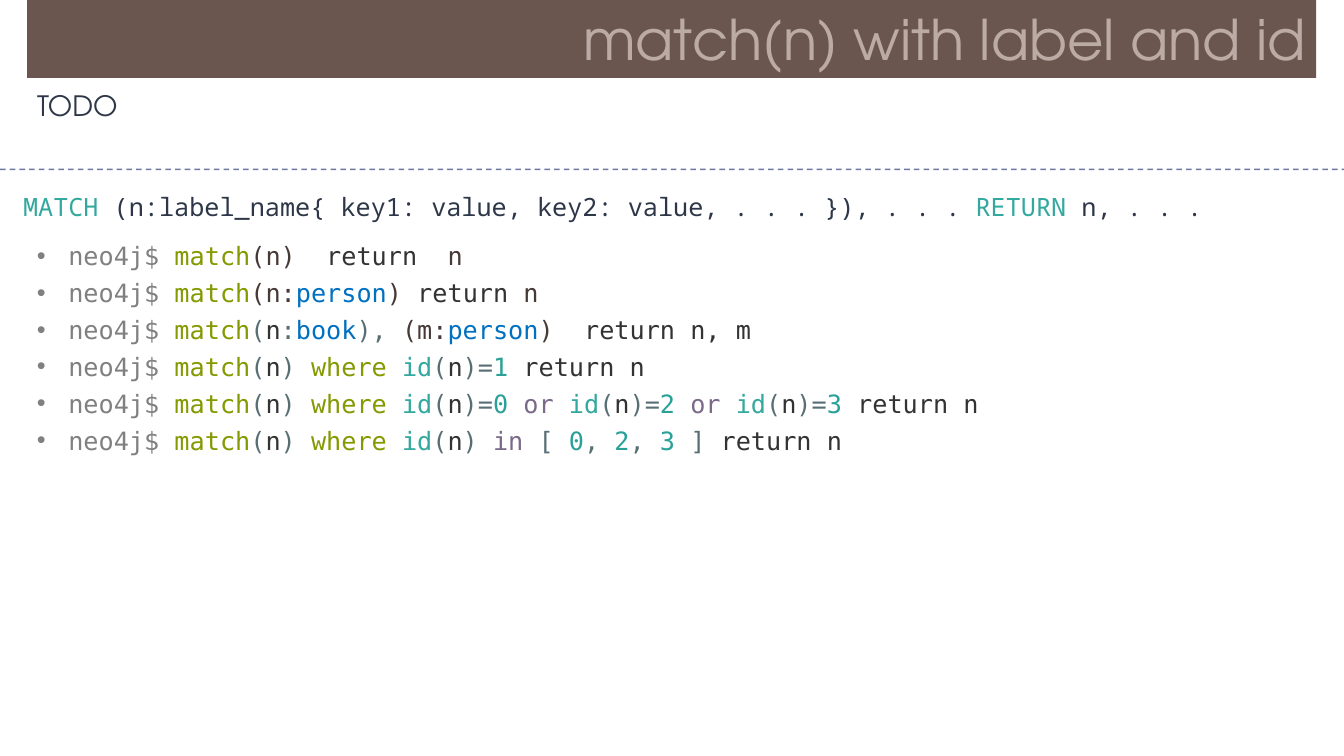
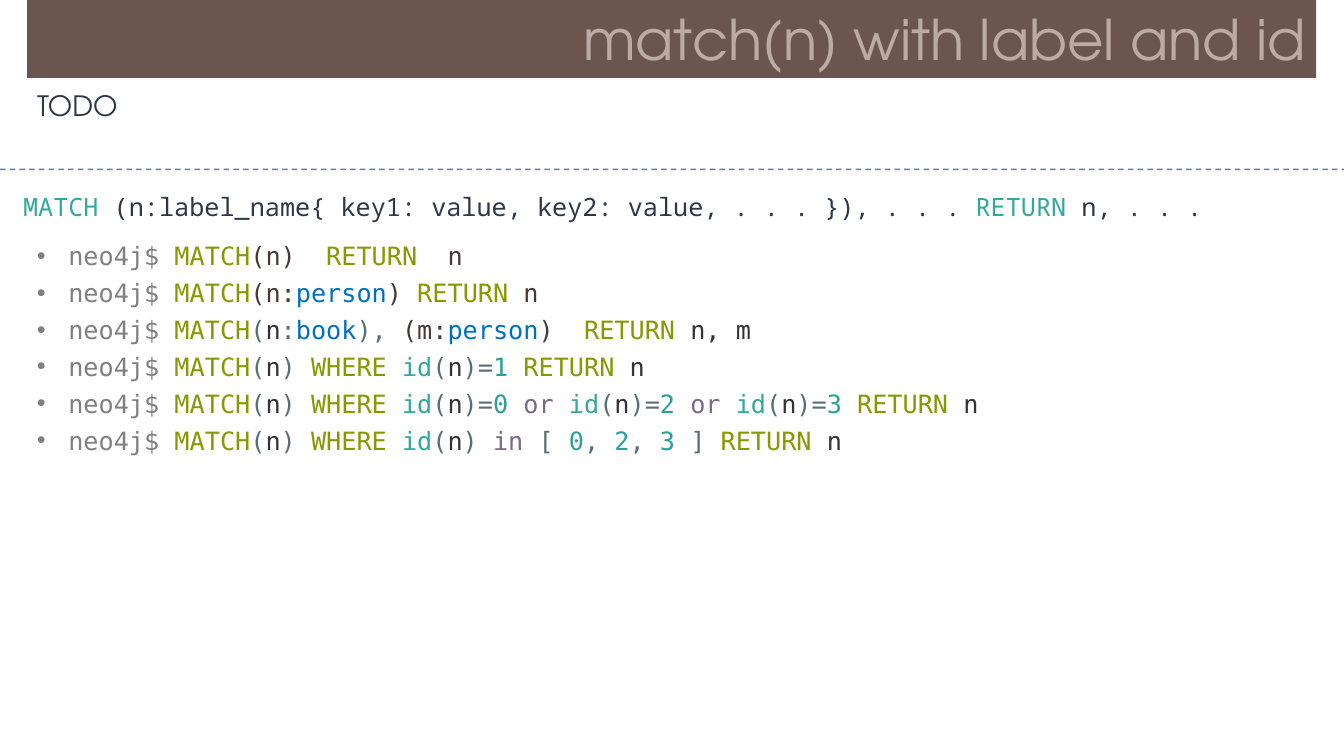
Before and after one commit to Saleel-Bagde/PPT-s, a slide deck: slide 13 of Neo4j.pptx. Drawn at 1344x756 pixels with LibreOffice and Linux fonts; fonts in the diff are those of the drawing. Boxes give left, top, right and bottom in pixels: in the first picture for what was removed or moved away, otherwise in the second. Text is boxed around its words. In the diff, an @@ line names an element or a change of style, - is before the commit and + after.

```diff
--- a/Neo4j.pptx
+++ b/Neo4j.pptx
@@ text at <box>68,246,978,455</box>: text changed; text colour #333333 to #859900 @@
-• neo4j$ match(n) return n
-• neo4j$ match(n:person) return n
-• neo4j$ match(n:book), (m:person) return n, m
-• neo4j$ match(n) where id(n)=1 return n
-• neo4j$ match(n) where id(n)=0 or id(n)=2 or id(n)=3 return n
-• neo4j$ match(n) where id(n) in [ 0, 2, 3 ] return n
+• neo4j$ MATCH(n) RETURN n
+• neo4j$ MATCH(n:person) RETURN n
+• neo4j$ MATCH(n:book), (m:person) RETURN n, m
+• neo4j$ MATCH(n) WHERE id(n)=1 RETURN n
+• neo4j$ MATCH(n) WHERE id(n)=0 or id(n)=2 or id(n)=3 RETURN n
+• neo4j$ MATCH(n) WHERE id(n) in [ 0, 2, 3 ] RETURN n
```
Also in this commit, not shown: 30 other slides changed.
